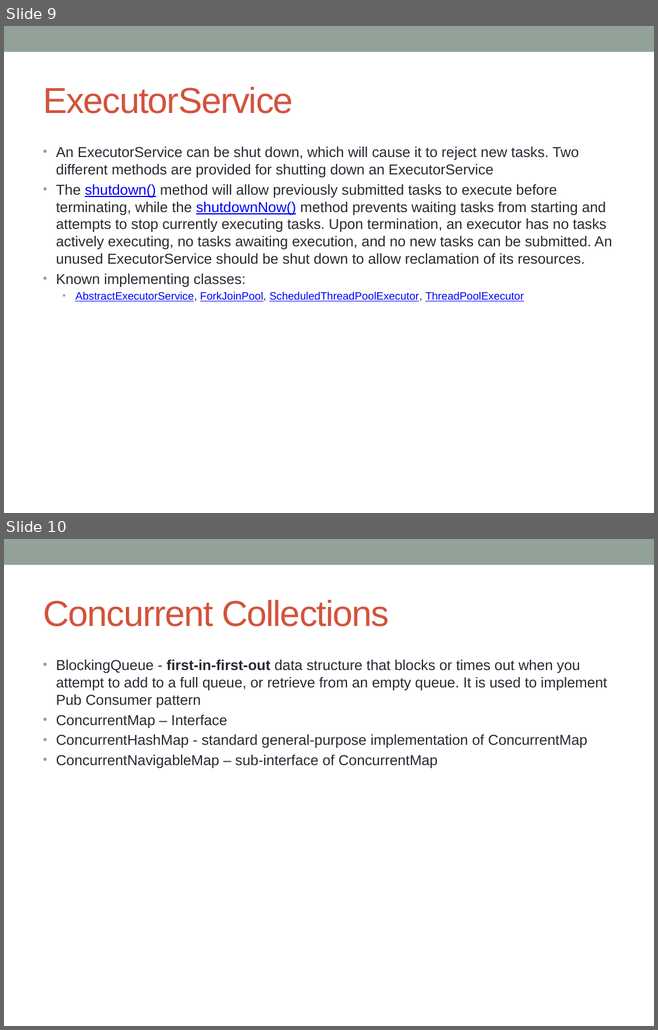
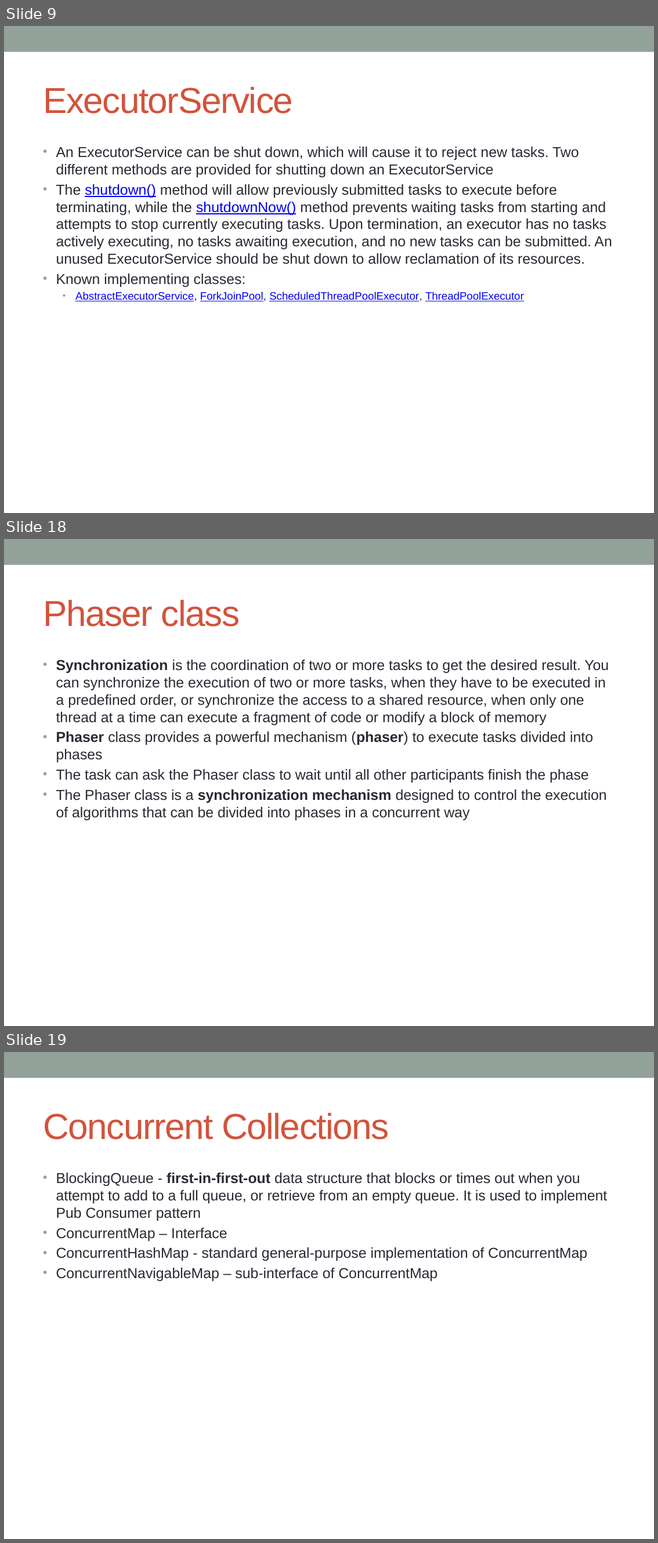
Before and after one commit to notionquest/ProjectDocumentation, a slide deck: MultiThreading.pptx. Shown one above the other, each under a label of ours: slides 9 and 10 before the commit, slides 9, 18 and 19 after it; the slides between them are not shown. The pictures are 658x1030 and 658x1543 pixels, drawn with LibreOffice and Linux fonts; fonts in the diff are those of the drawing. Boxes give left, top, right and bottom in pixels: in the first picture for what was removed or moved away, otherwise in the second. Text is boxed around its words. In the diff, an @@ line names an element or a change of style, - is before the commit and + after.

```diff
--- a/MultiThreading.pptx
+++ b/MultiThreading.pptx
@@ slide 18 added at (4,539,654,1026), background #FFFFFF; not listed: 1 template element that a slide beside it also shows @@
@@ title added at (43,600,240,627), 40 pt, text #D2533C @@
+Phaser class
@@ text added at (56,660,608,820), 16 pt, text #292934 @@
+• Synchronization is the coordination of two or more tasks to get the desired result. You can synchronize the execution of two or more tasks, when they have to be executed in a predefined order, or synchronize the access to a shared resource, when only one thread at a time can execute a fragment of code or modify a block of memory
+• Phaser class provides a powerful mechanism (phaser) to execute tasks divided into phases
+• The task can ask the Phaser class to wait until all other participants finish the phase
+• The Phaser class is a synchronization mechanism designed to control the execution of algorithms that can be divided into phases in a concurrent way
@@ what was slide 10 is now slide 19 @@
```
Also in this commit, not shown: 8 other slides added.
